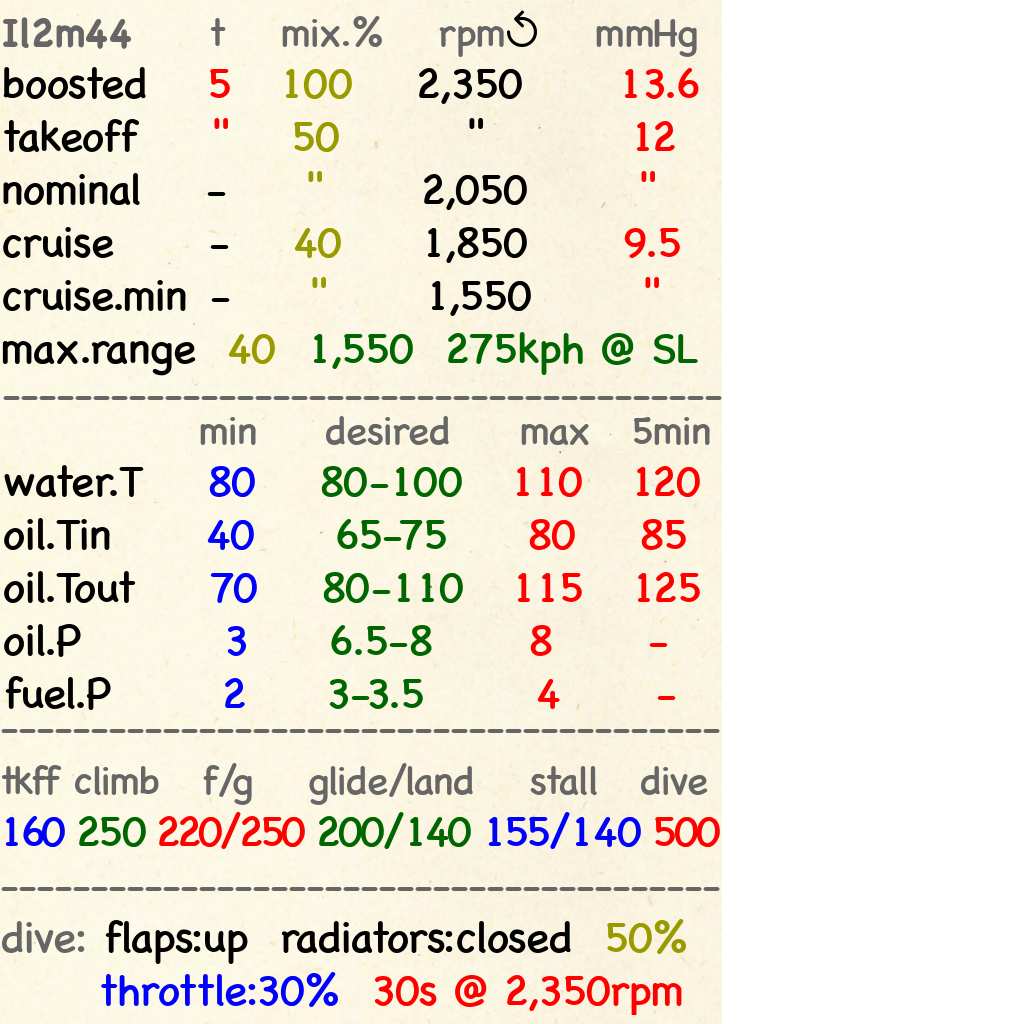
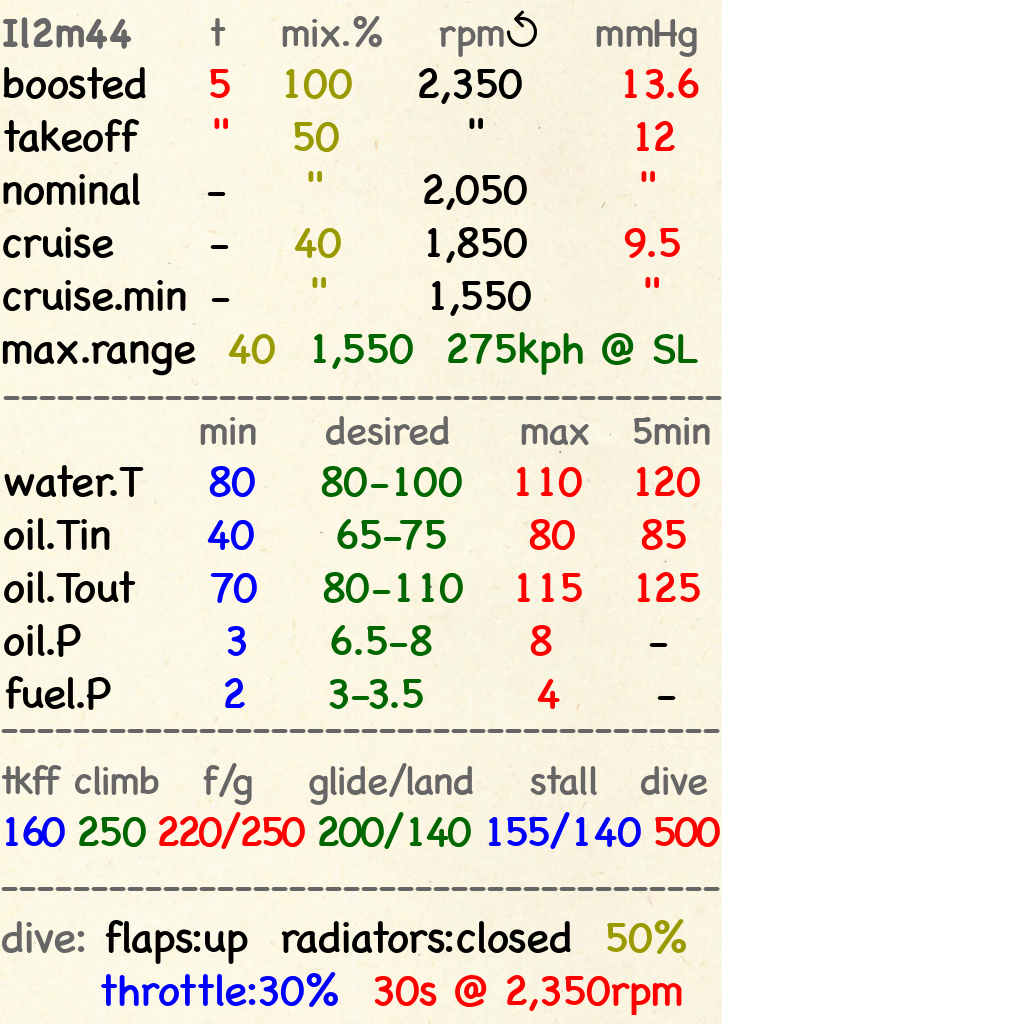
The second 1024x1024 image is a revision of the first. Changes to its layers:
painted on "min desired ..." over [649, 643, 676, 700]
